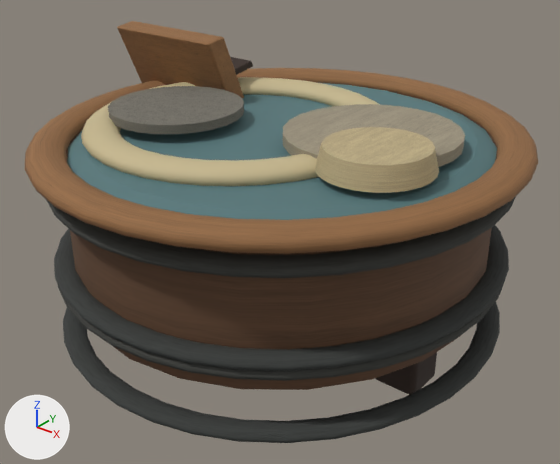
Renders of the glTF model public/assets/maps/detail-v1/models/washtub.glb from each side of a commit.
Rendered twice from a 50 mm lens placed at (0.934, -1.16, 0.949), pointed at (0.021, -0.019, 0.242). Every picture has the same lights, and +X, +Y and +Z are marked at lower left. The older version comes first. Vertices at exactly the same position are counted once.

In view in the first picture: 'washtub'.
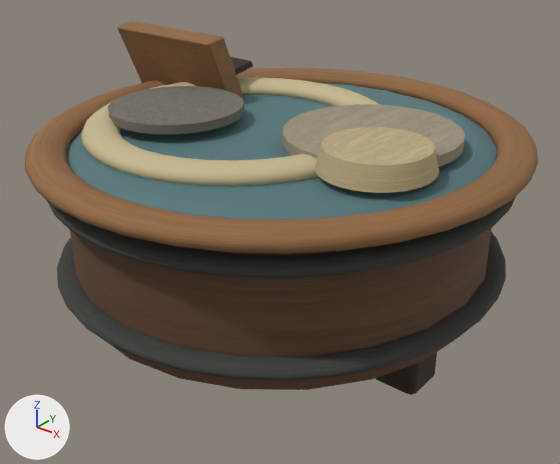
Scene script edits in JSON lines:
```json
{"block": "me_mesh_0", "where": "# used by ob_washtub; location = (0.0, 0.0, 0.0)"}
{"op": "remove", "block": "me_mesh_0", "code": "me_mesh_0.from_pydata(...)  # 3819 vertices, 7464 faces; spans x -0.5..0.5, y -0.5..0.5, z 0.0..0.6"}
{"op": "add", "block": "me_mesh_0", "code": "me_mesh_0.from_pydata(...)  # 2929 vertices, 5736 faces; spans x -0.5..0.5, y -0.5..0.5, z 0.0..0.6"}
{"block": "me_mesh_0", "change": "me_mesh_0 part 1: the loose piece of 445 vertices spanning x -0.45..0.476, y -0.475..0.475, z 0.06..0.087 is deleted"}
{"block": "me_mesh_0", "change": "me_mesh_0 part 2: the loose piece of 445 vertices spanning x -0.45..0.476, y -0.475..0.475, z 0.206..0.233 is deleted"}
{"block": "me_mesh_0", "change": "other edits to the shape of me_mesh_0 do not show in these pictures"}
```

Changed parts and their boxes [x1, y1, x2, y2] in the pictures (560 x 464 px):
```json
{"object": "washtub", "change": "reshaped", "before": [25, 21, 538, 443], "after": [25, 21, 538, 395], "on screen": "11% shorter"}
{"part": 1, "of": "me_mesh_0", "change": "deleted", "before": [63, 302, 500, 443]}
{"part": 2, "of": "me_mesh_0", "change": "deleted", "before": [54, 225, 509, 371]}
```
